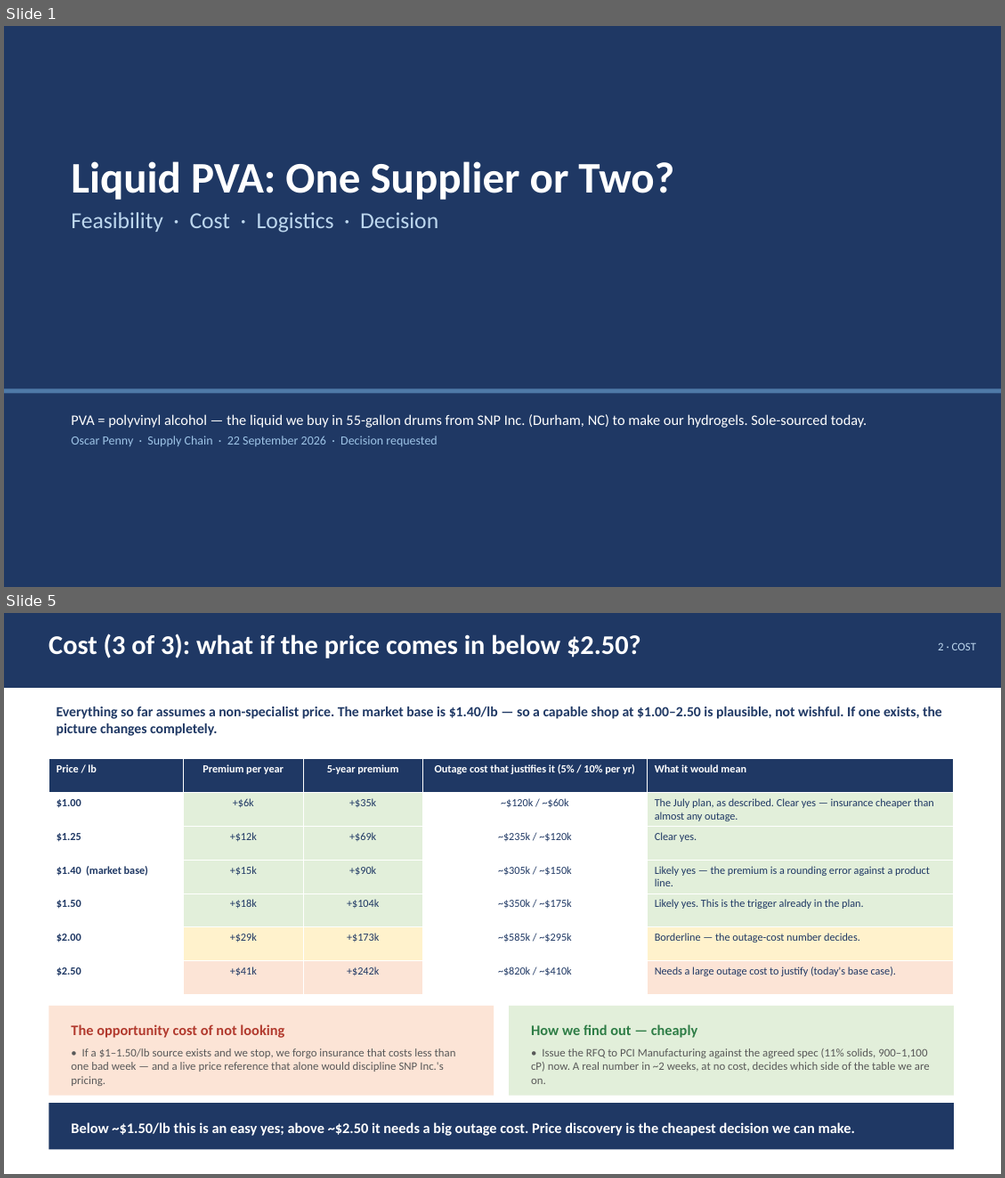
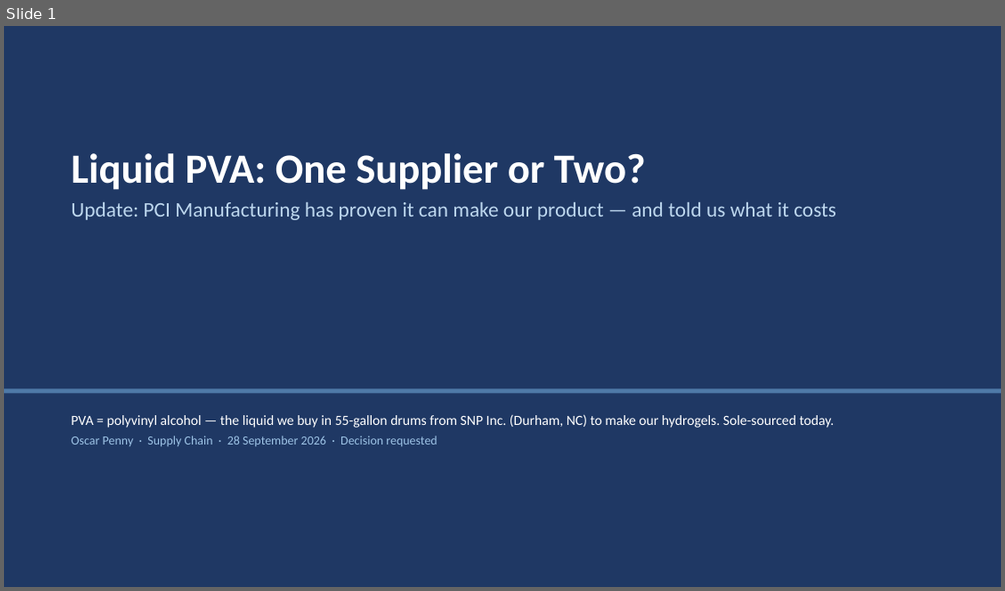
Before and after one commit to naviero1/Claude-Works, a slide deck: PVA second supplier initiative/PVA_Second_Supplier_Leadership_Deck.pptx. Shown one above the other, each under a label of ours: slides 1 and 5 before the commit, slide 1 after it; the slides between them are not shown. The pictures are 1005x1178 and 1005x591 pixels, drawn with LibreOffice and Linux fonts; fonts in the diff are those of the drawing. Boxes give left, top, right and bottom in pixels: in the first picture for what was removed or moved away, otherwise in the second. Text is boxed around its words. In the diff, an @@ line names an element or a change of style, - is before the commit and + after.

```diff
--- a/PVA second supplier initiative/PVA_Second_Supplier_Leadership_Deck.pptx
+++ b/PVA second supplier initiative/PVA_Second_Supplier_Leadership_Deck.pptx
@@ slide 5 removed at (4, 613, 1001, 1174), background #FFFFFF @@
@@ rectangle removed at (4, 613, 1001, 688) @@
@@ text removed at (48, 633, 641, 658) @@
-Cost (3 of 3): what if the price comes in below $2.50?
@@ text removed at (938, 642, 976, 650) @@
-2 · COST
@@ text removed at (57, 706, 942, 736) @@
-Everything so far assumes a non-specialist price. The market base is $1.40/lb — so a capable shop at $1.00–2.50 is plausible, not wishful. If one exists, the picture changes completely.
@@ table removed at (48, 759, 954, 995), 7 rows, 5 columns @@
-Price / lb | Premium per year | 5-year premium | Outage cost that justifies it (5% / 10% per yr) | What it would mean
-$1.00 | +$6k | +$35k | ~$120k / ~$60k | The July plan, as described. Clear yes — insurance cheaper than almost any outage.
-$1.25 | +$12k | +$69k | ~$235k / ~$120k | Clear yes.
-$1.40 (market base) | +$15k | +$90k | ~$305k / ~$150k | Likely yes — the premium is a rounding error against a product line.
-$1.50 | +$18k | +$104k | ~$350k / ~$175k | Likely yes. This is the trigger already in the plan.
-$2.00 | +$29k | +$173k | ~$585k / ~$295k | Borderline — the outage-cost number decides.
-$2.50 | +$41k | +$242k | ~$820k / ~$410k | Needs a large outage cost to justify (today's base case).
@@ rectangle removed at (48, 1005, 494, 1095) @@
@@ rectangle removed at (509, 1005, 954, 1095) @@
@@ text removed at (71, 1024, 456, 1086) @@
-The opportunity cost of not looking
-• If a $1–1.50/lb source exists and we stop, we forgo insurance that costs less than one bad week — and a live price reference that alone would discipline SNP Inc.'s pricing.
@@ text removed at (531, 1024, 930, 1084) @@
-How we find out — cheaply
-• Issue the RFQ to PCI Manufacturing against the agreed spec (11% solids, 900–1,100 cP) now. A real number in ~2 weeks, at no cost, decides which side of the table we are on.
@@ rectangle removed at (48, 1103, 954, 1149) @@
@@ text removed at (71, 1122, 855, 1135) @@
-Below ~$1.50/lb this is an easy yes; above ~$2.50 it needs a big outage cost. Price discovery is the cheapest decision we can make.
@@ slide 1 changed as well @@
@@ text "Liquid PVA: One Supplier or ...": place and size @@
-text "Liquid PVA: One Supplier or ..." at (71, 161, 674, 232)
+text "Liquid PVA: One Supplier or ..." at (71, 153, 836, 220)
@@ text at (71, 153, 646, 190): size 42 to 40 pt in "Liquid PVA: One Supplier or Two?" @@
@@ text at (71, 202, 836, 220): text changed; size 22 to 20 pt @@
-Feasibility · Cost · Logistics · Decision
+Update: PCI Manufacturing has proven it can make our product — and told us what it costs
@@ text at (71, 414, 834, 427): size 14 to 13.5 pt in "PVA = polyvinyl alcohol — the liquid ..." @@
@@ text at (71, 435, 437, 446): text changed @@
-Oscar Penny · Supply Chain · 22 September 2026 · Decision requested
+Oscar Penny · Supply Chain · 28 September 2026 · Decision requested
```
Also in this commit, not shown: 5 other slides changed, 5 slides added, 2 other slides removed, 5 other files.
